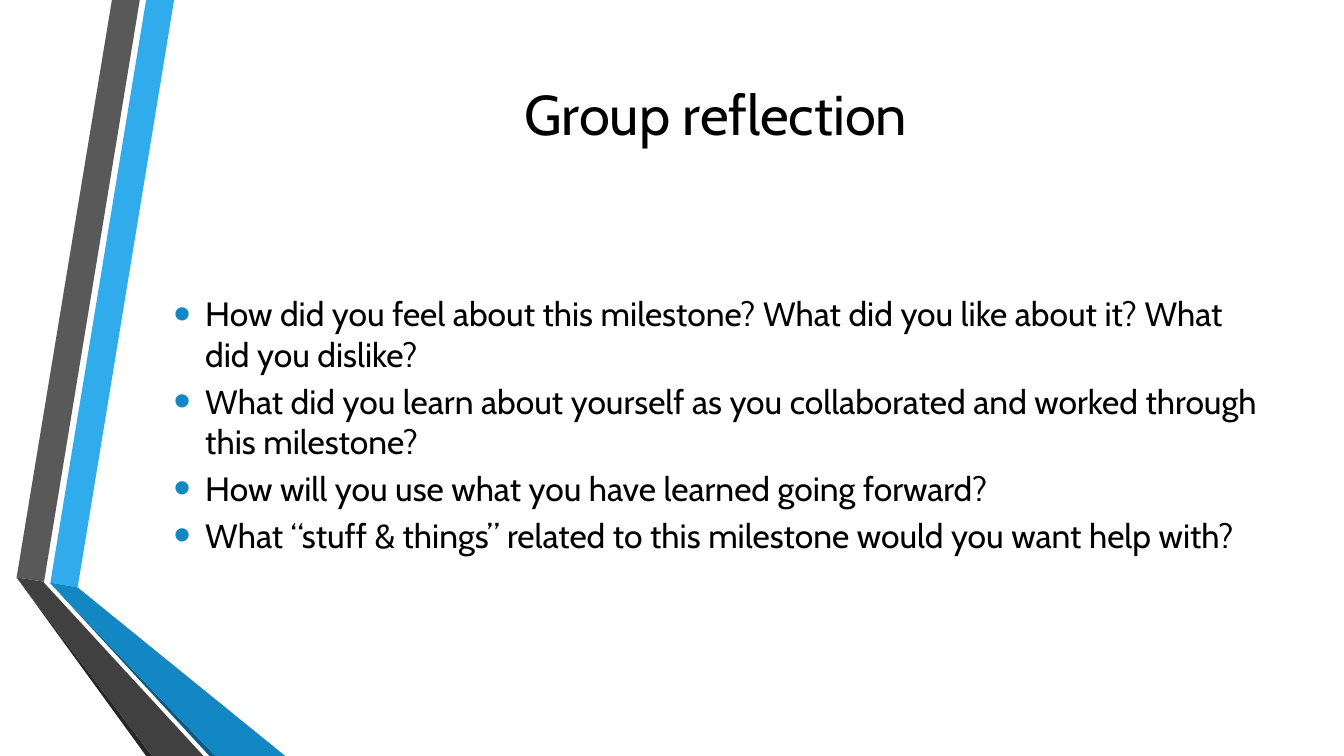
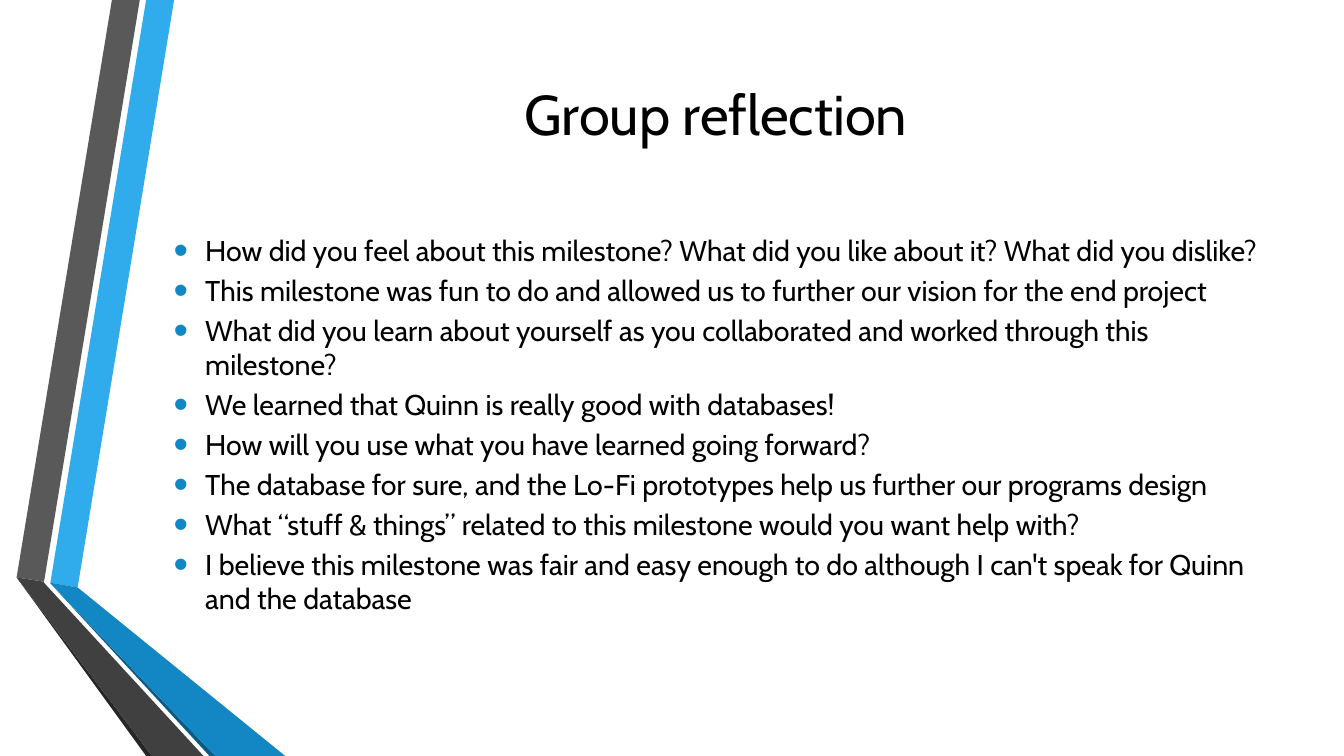
Before and after one commit to QuinnBast/ENSE-470-Project, a slide deck: slide 11 of Milestone 4/Milestone 4 Presentation.pptx (slide 8 before the commit). Drawn at 1344x756 pixels with LibreOffice and Linux fonts; fonts in the diff are those of the drawing; background and template pictures are left out. Boxes give left, top, right and bottom in pixels: in the first picture for what was removed or moved away, otherwise in the second. Text is boxed around its words. In the diff, an @@ line names an element or a change of style, - is before the commit and + after.

Commit message:
Nick's Lo-Fi contributions
Added 3 low-fi pictures ot the powerpoint and finished the group reflection portion

```diff
--- a/Milestone 4/Milestone 4 Presentation.pptx
+++ b/Milestone 4/Milestone 4 Presentation.pptx
@@ text at (x1=205, y1=239, x2=1257, y2=542): size 24 to 20.4 pt in "How did you feel about this milestone? ...", "What did you learn about yourself as ...", "How will you use what you have ...", "What “stuff & things” related to this ..." @@
@@ text at (x1=205, y1=279, x2=1207, y2=308): paragraph added @@
+• This milestone was fun to do and allowed us to further our vision for the end project
@@ text at (x1=205, y1=393, x2=834, y2=422): paragraph added @@
+• We learned that Quinn is really good with databases!
@@ text at (x1=205, y1=473, x2=1207, y2=502): paragraph added @@
+• The database for sure, and the Lo-Fi prototypes help us further our programs design
@@ text at (x1=205, y1=553, x2=1244, y2=610): paragraph added @@
+• I believe this milestone was fair and easy enough to do although I can't speak for Quinn and the database
```
Also in this commit, not shown: 1 other slide changed, 3 slides added.
